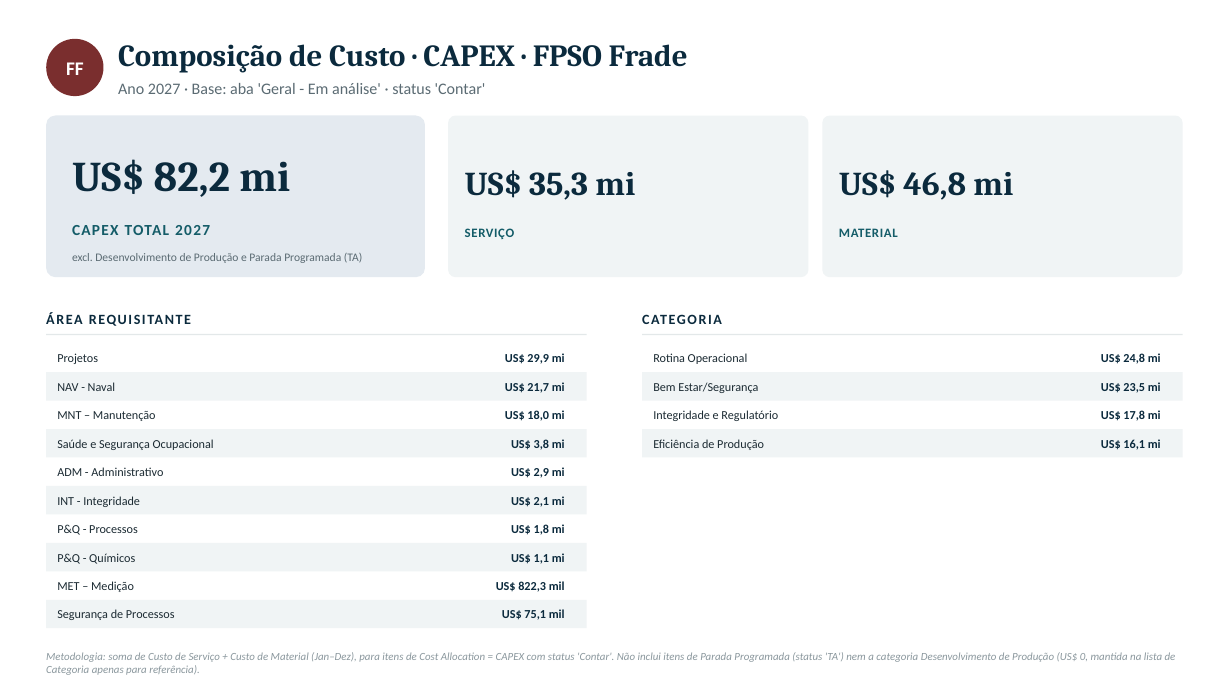
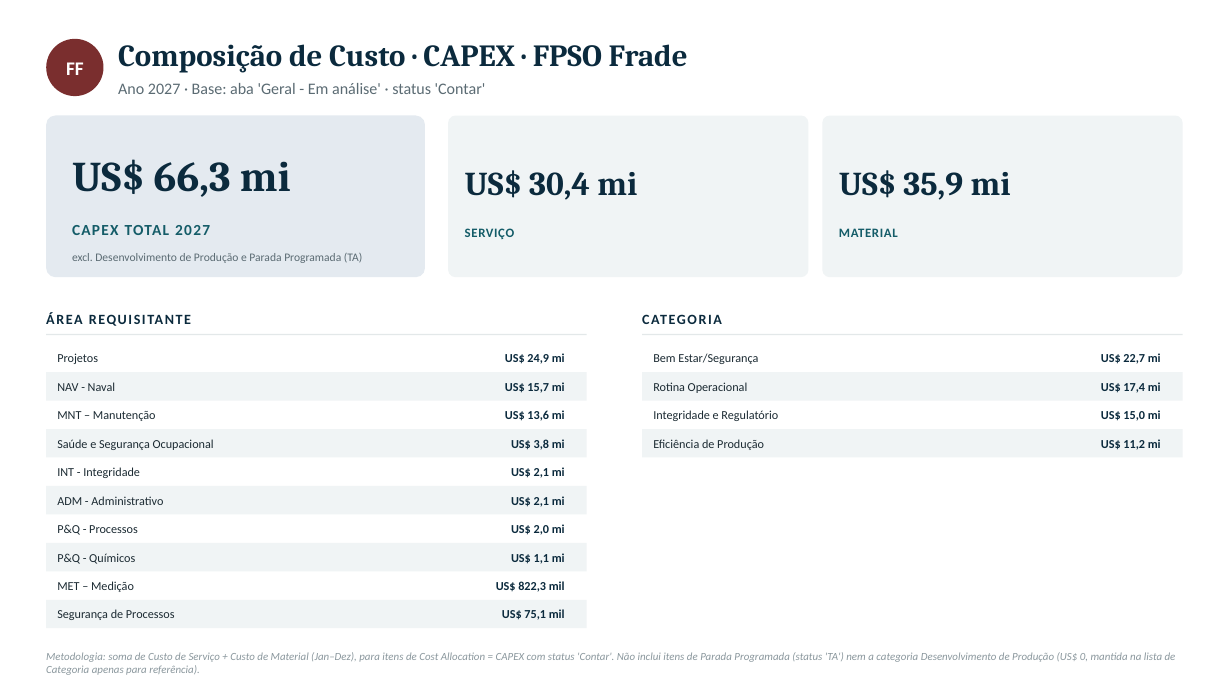
Before and after one commit to LucasRibaas/Planejamento, a slide deck: slide 22 of PRIO_Plano_Trabalho_CAPEX_2027.pptx. Drawn at 1232x693 pixels with LibreOffice and Linux fonts; fonts in the diff are those of the drawing. Boxes give left, top, right and bottom in pixels: in the first picture for what was removed or moved away, otherwise in the second. Text is boxed around its words. In the diff, an @@ line names an element or a change of style, - is before the commit and + after.

```diff
--- a/PRIO_Plano_Trabalho_CAPEX_2027.pptx
+++ b/PRIO_Plano_Trabalho_CAPEX_2027.pptx
@@ text at (x1=72, y1=159, x2=291, y2=197): text changed @@
-US$ 82,2 mi
+US$ 66,3 mi
@@ text at (x1=465, y1=170, x2=637, y2=200): text changed @@
-US$ 35,3 mi
+US$ 30,4 mi
@@ text at (x1=839, y1=170, x2=1011, y2=200): text changed @@
-US$ 46,8 mi
+US$ 35,9 mi
@@ text at (x1=505, y1=353, x2=565, y2=364): text changed @@
-US$ 29,9 mi
+US$ 24,9 mi
@@ text "Bem Estar/Segurança" moved from (x1=653, y1=383, x2=758, y2=393) to (x1=653, y1=353, x2=758, y2=364) @@
@@ text at (x1=1101, y1=353, x2=1161, y2=364): text changed @@
-US$ 24,8 mi
+US$ 22,7 mi
@@ text at (x1=505, y1=382, x2=565, y2=393): text changed @@
-US$ 21,7 mi
+US$ 15,7 mi
@@ text "Rotina Operacional" moved from (x1=653, y1=353, x2=748, y2=364) to (x1=653, y1=382, x2=748, y2=393) @@
@@ text at (x1=1101, y1=382, x2=1161, y2=393): text changed @@
-US$ 23,5 mi
+US$ 17,4 mi
@@ text at (x1=505, y1=410, x2=565, y2=421): text changed @@
-US$ 18,0 mi
+US$ 13,6 mi
@@ text at (x1=1101, y1=410, x2=1161, y2=421): text changed @@
-US$ 17,8 mi
+US$ 15,0 mi
@@ text at (x1=1101, y1=439, x2=1161, y2=450): text changed @@
-US$ 16,1 mi
+US$ 11,2 mi
@@ text "INT - Integridade" moved from (x1=57, y1=496, x2=140, y2=507) to (x1=57, y1=467, x2=140, y2=478) @@
@@ text at (x1=511, y1=467, x2=565, y2=478): text changed @@
-US$ 2,9 mi
+US$ 2,1 mi
@@ text "ADM - Administrativo" moved from (x1=57, y1=467, x2=163, y2=476) to (x1=57, y1=496, x2=163, y2=505) @@
@@ text at (x1=511, y1=524, x2=565, y2=535): text changed @@
-US$ 1,8 mi
+US$ 2,0 mi
```
Also in this commit, not shown: 2 other slides changed.
